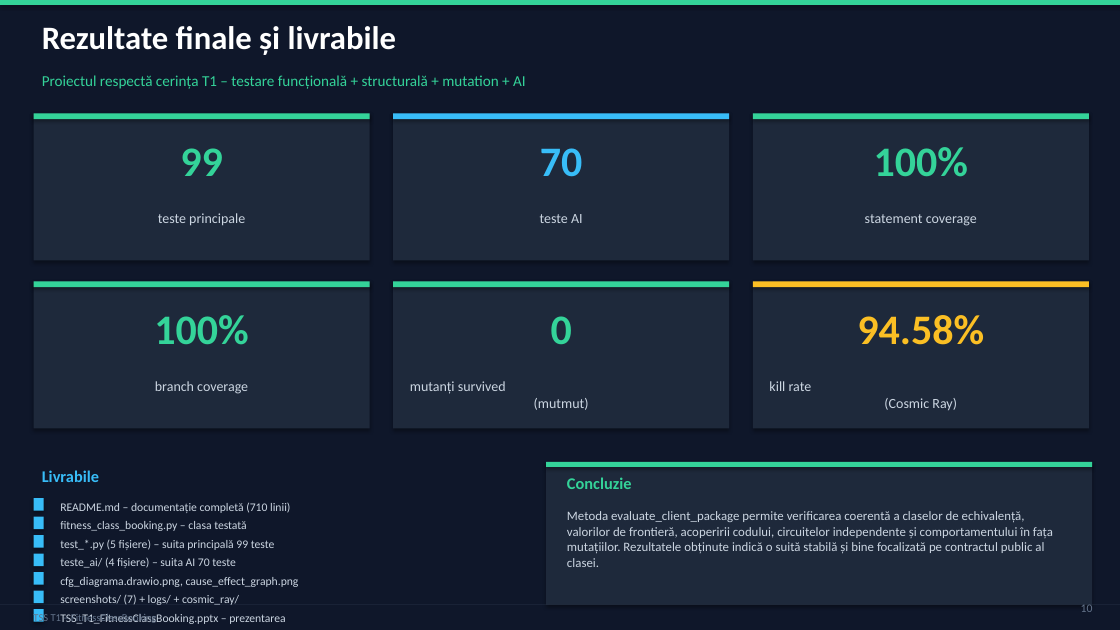
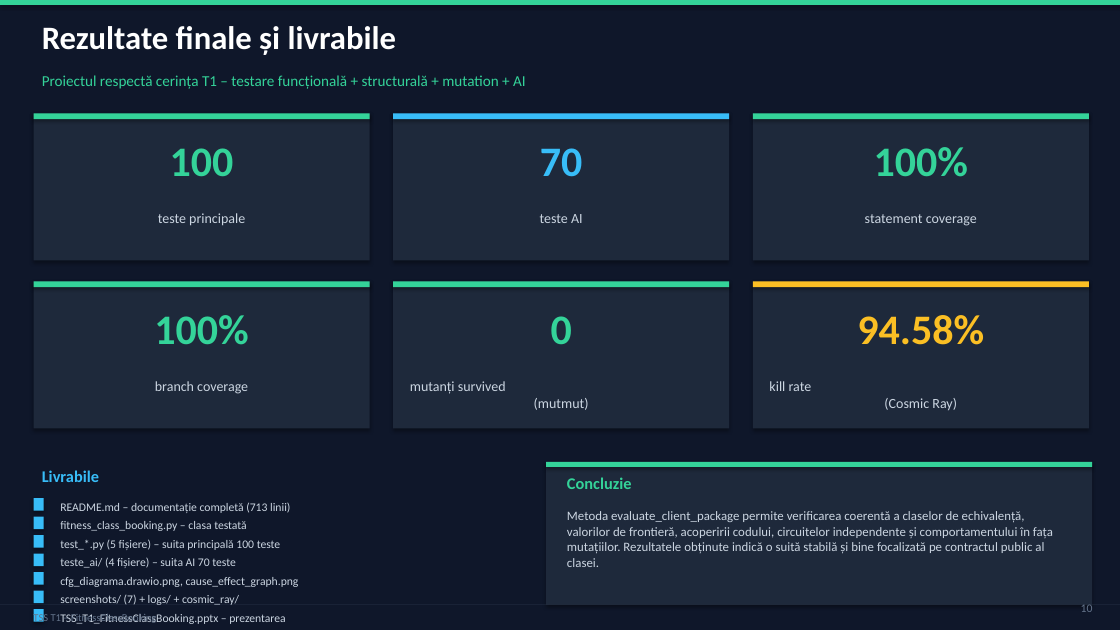
Before and after one commit to denisamihaila/TSS_Proiect, a slide deck: slide 10 of TSS_T1_FitnessClassBooking.pptx. Drawn at 1120x630 pixels with LibreOffice and Linux fonts; fonts in the diff are those of the drawing. Boxes give left, top, right and bottom in pixels: in the first picture for what was removed or moved away, otherwise in the second. Text is boxed around its words. In the diff, an @@ line names an element or a change of style, - is before the commit and + after.

```diff
--- a/TSS_T1_FitnessClassBooking.pptx
+++ b/TSS_T1_FitnessClassBooking.pptx
@@ text at (170, 148, 234, 177): text changed @@
-99
+100
@@ text at (60, 502, 290, 513): text changed @@
-README.md – documentație completă (710 linii)
+README.md – documentație completă (713 linii)
@@ text at (60, 539, 281, 550): text changed @@
-test_*.py (5 fișiere) – suita principală 99 teste
+test_*.py (5 fișiere) – suita principală 100 teste
```
Also in this commit, not shown: 5 other slides changed, 42 other files.
